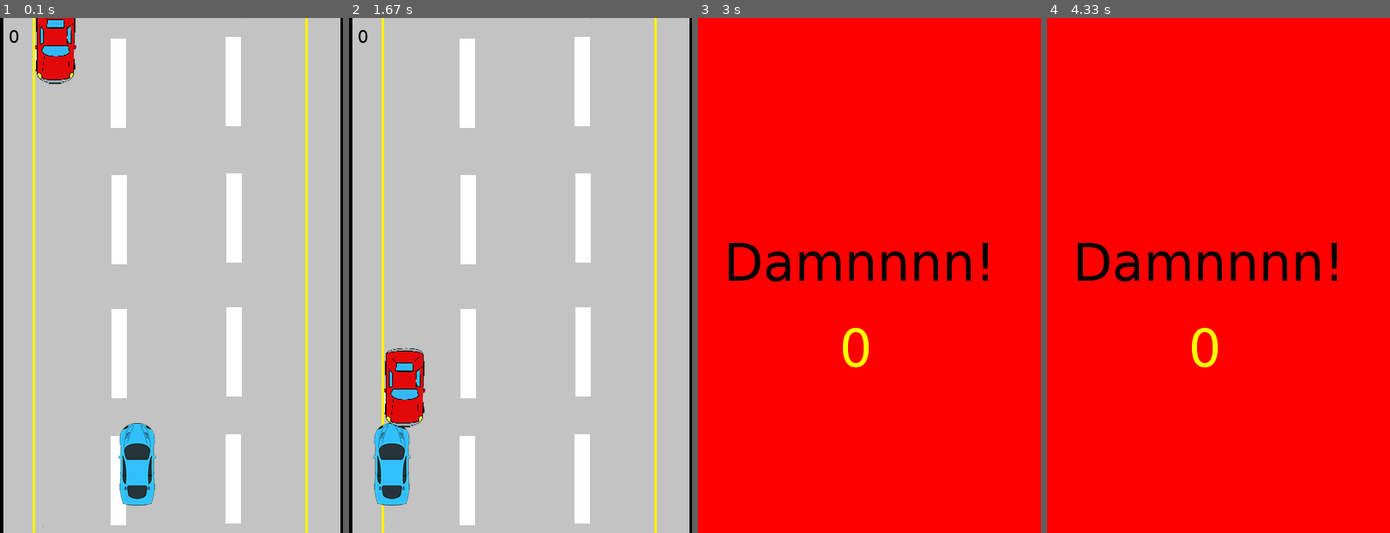
Above: before the commit, frames 1-4 (left to right).
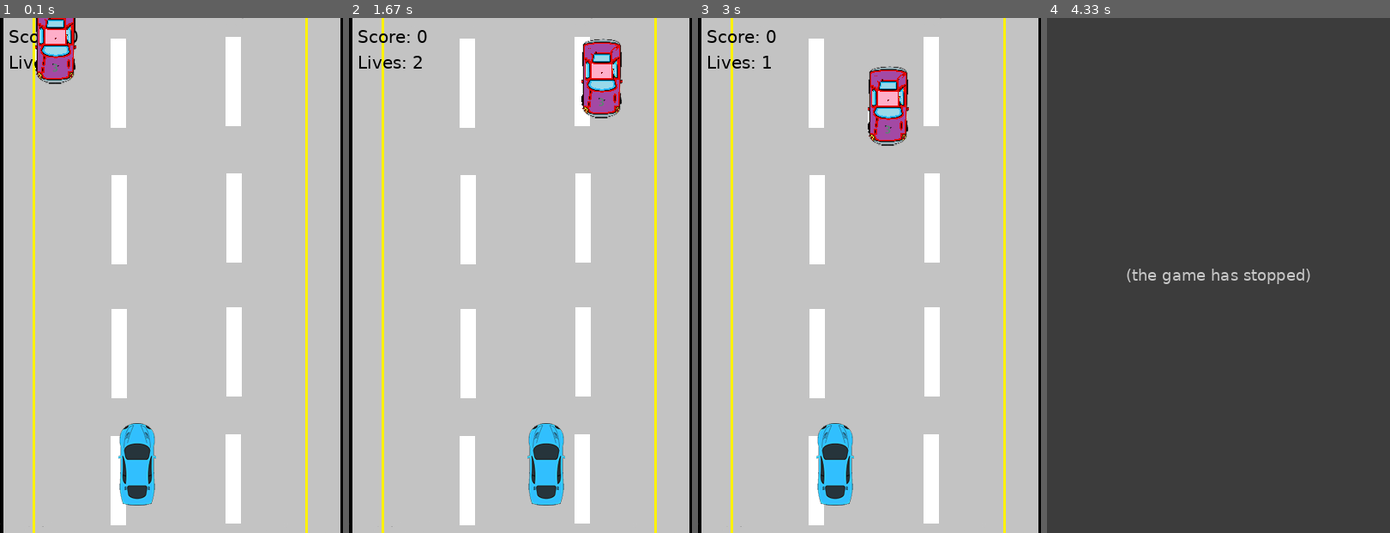
Above: after the commit, the same moments.

Repository: 2Bllryz/PygameDemo
Game: pygame game, started from game.py
The game is run twice, just before and just after one commit, with the same random seed, the same clock (stepped at 60 frames per second) and the same inputs.
Inputs:
- Up to frame 1 (0.1 s): no input
- Up to frame 2 (1.67 s): hold Left 0.33-0.87 s; hold Left 0.9-1.3 s; hold Right from 1.33 s (still down)
- Up to frame 3 (3 s): release Right at 1.97 s
- Up to frame 4 (4.33 s): no input

The runs differ from the first frame. In frame 1, 0.9% of the frame differs, in the area x 2-23%, y 0-12%; in frame 2, 6.7%; in frame 3, 100%; in frame 4, 100%, in the area x 0-100%, y 0-100%.
Error after the commit: AttributeError: 'Enemy' object has no attribute 'enemy_images' (game.py line 132); the game stopped at 4.22 s (later frames are placeholders)

Commit message:
完善游戏功能

Diff:
--- a/game.py
+++ b/game.py
@@ -19,11 +19,11 @@
     YELLOW = (255, 255, 0)  #定义颜色
 
     SPEED = 5
-    SCORE = 0   #初始化速度，分数
+    SCORE = 0
+    LIVES = 3      #初始化速度，分数
 
 class  Game:
     def __init__(self):
-
         pygame.init()
         self.SPEED_UP= pygame.USEREVENT + 1
         pygame.time.set_timer(self.SPEED_UP, 1000)
@@ -34,12 +34,8 @@
         self.screen = pygame.display.set_mode(size)    #渲染窗口
         self.font_big = pygame.font.SysFont("Verdana", 60)
         self.font_small = pygame.font.SysFont("Verdana", 20)
-        self.game_over = self.font_big.render("Damnnnn!", True, Constant.BLACK)  # 设置字体
+        self.game_over = self.font_big.render("Game Over!", True, Constant.BLACK)  # 设置字体
         self.background = pygame.image.load("AnimatedStreet.png")     #加载背景
-
-
-
-
 
     def run(self):
         player = Player()
@@ -52,39 +48,58 @@
         all_sprites.add(player)
         all_sprites.add(enemy)  # 将所有精灵放到一个组中
         pygame.mixer.Sound("background.wav").play(-1)   #游戏一开始音乐开始循环
+
+        paused = False
         while True:
-
-            self.screen.blit(self.background, (0, 0))
-            scores = self.font_small.render(str(Constant.SCORE), True, Constant.BLACK)
-            self.screen.blit(scores, (10, 10))
-            for entity in all_sprites:      #对所有实体使用move方法移动，图像绘制
-                entity.move()
-                self.screen.blit(entity.image, entity.rect)
-            for event in pygame.event.get():
-                if event.type == self.SPEED_UP:
-                    Constant.SPEED+=0.5
-                if event.type == pygame.QUIT:
-                    pygame.quit()
-                    sys.exit()
-            if pygame.sprite.spritecollideany(player, enemies):
-                pygame.mixer.Sound('crash.wav').play()      #撞击声
-                time.sleep(1)   #背景音乐延迟一秒
-
-                self.screen.fill(Constant.RED)
-                self.screen.blit(self.game_over, (30, 250))     #显示游戏结束
-                scores = self.font_big.render(str(Constant.SCORE), True, Constant.YELLOW)
-                self.screen.blit(scores, (165, 350))
-                pygame.display.update()         #刷新
-                for entity in all_sprites:
-                    entity.kill()                #删除敌人
-                time.sleep(2)
-                pygame.quit()
-                sys.exit()
-            pygame.display.update()
-            self.clock.tick(Constant.FPS)
+            if not paused:
+                self.screen.blit(self.background, (0, 0))
+                scores = self.font_small.render(f"Score: {Constant.SCORE}", True, Constant.BLACK)
+                lives = self.font_small.render(f"Lives: {Constant.LIVES}", True, Constant.BLACK)
+                self.screen.blit(scores, (10, 10))
+                self.screen.blit(lives, (10, 40))
+                for entity in all_sprites:      #对所有实体使用move方法移动，图像绘制
+                    entity.move()
+                    self.screen.blit(entity.image, entity.rect)
+                for event in pygame.event.get():
+                    if event.type == self.SPEED_UP:
+                        Constant.SPEED += 0.5
+                    if event.type == pygame.QUIT:
+                        pygame.quit()
+                        sys.exit()
+                    if event.type == pygame.KEYDOWN:
+                        if event.key == pygame.K_p:  # 按P键暂停游戏
+                            paused = not paused
+                if pygame.sprite.spritecollideany(player, enemies):
+                    pygame.mixer.Sound('crash.wav').play()      #撞击声
+                    Constant.LIVES -= 1
+                    if Constant.LIVES == 0:
+                        time.sleep(1)   #背景音乐延迟一秒
+                        self.screen.fill(Constant.RED)
+                        self.screen.blit(self.game_over, (30, 250))     #显示游戏结束
+                        scores = self.font_big.render(f"Score: {Constant.SCORE}", True, Constant.YELLOW)
+                        self.screen.blit(scores, (100, 350))
+                        pygame.display.update()         #刷新
+                        for entity in all_sprites:
+                            entity.kill()                #删除敌人
+                        time.sleep(2)
+                        pygame.quit()
+                        sys.exit()
+                    else:
+                        player.rect.center = (160, 520)
+                        enemy.rect.center = (random.randint(40, Constant.SCREEN_WIDTH - 40), 0)
+                pygame.display.update()
+                self.clock.tick(Constant.FPS)
+            else:
+                for event in pygame.event.get():
+                    if event.type == pygame.QUIT:
+                        pygame.quit()
+                        sys.exit()
+                    if event.type == pygame.KEYDOWN:
+                        if event.key == pygame.K_p:  # 按P键继续游戏
+                            paused = not paused
 
 class  Player(pygame.sprite.Sprite):
-    def __init__(self):
+    def __init__(self):     #调用父类的__init__方法初始化对象
         super().__init__()
         self.image = pygame.image.load("Player.png")
         self.rect = self.image.get_rect()
@@ -102,8 +117,9 @@
 
 class  Enemy(pygame.sprite.Sprite):
     def __init__(self):
-        super().__init__()      #调用父类的__init__方法初始化对象
-        self.image = pygame.image.load("Enemy.png")
+        super().__init__()
+        enemy_images = ["Enemy1.png", "Enemy2.png", "Enemy3.png", "Enemy4.png"]
+        self.image = pygame.image.load(random.choice(enemy_images))  # 随机加载一张图片
         self.rect = self.image.get_rect()
         self.rect.center = (random.randint(40,Constant.SCREEN_WIDTH - 40), 0)
 
@@ -113,6 +129,7 @@
             Constant.SCORE += 1
             self.rect.top = 0
             self.rect.center = (random.randint(40, Constant.SCREEN_WIDTH - 40), 0)
+            self.image = pygame.image.load(random.choice(self.enemy_images))  # 重新随机加载一张图片
 
 if __name__ == '__main__':
     game = Game()
Binary file removed: Enemy.png
Binary file added: Enemy1.png
Binary file added: Enemy2.png
Binary file added: Enemy3.png
Binary file added: Enemy4.png
Binary file added: car.ico
